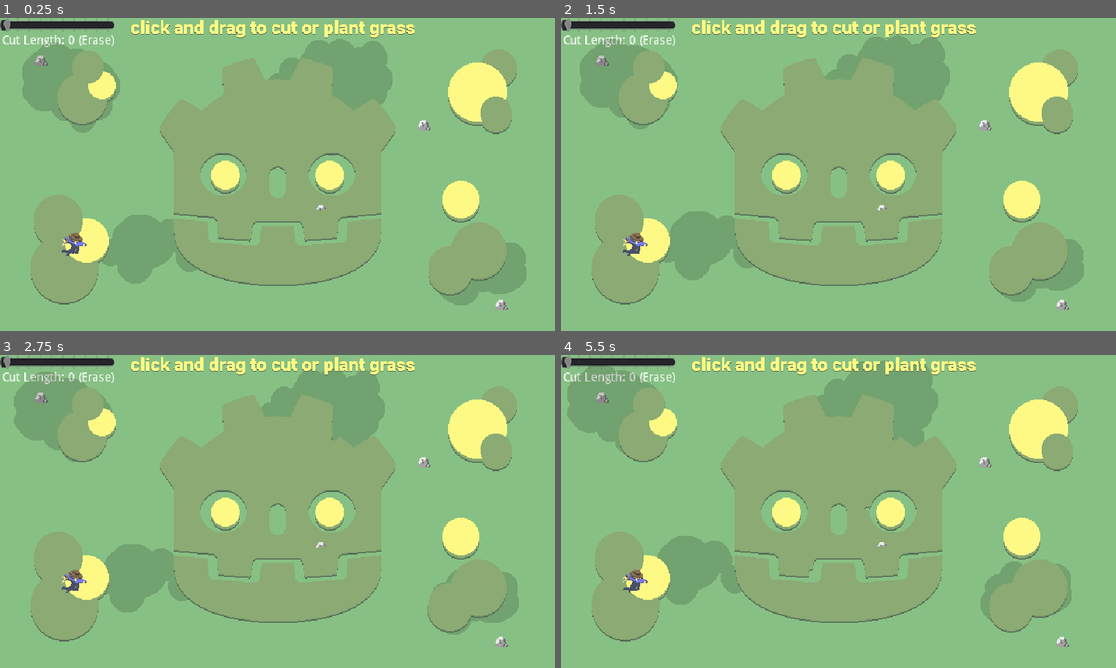
Above: before the commit, frames 1-4 (two rows, left to right).
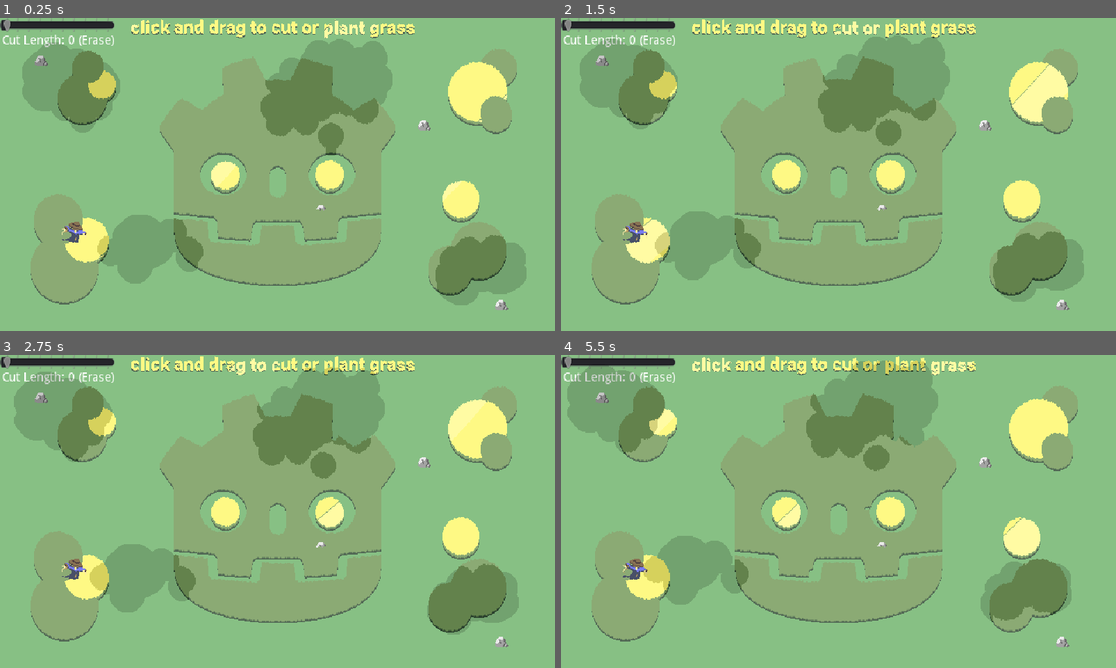
Above: after the commit, the same moments.

Repository: CaptainProton42/2DGrassShaderDemo
Game: Godot game, scene res://scene/Main.tscn
Two runs of this game, one before a commit and one after it. Both use one fixed random seed, a clock stepped at 60 frames per second and the inputs below.
Inputs (mouse positions are in pixels of both pictures, inside the frame that each line leads up to):
- Up to frame 1 (0.25 s): no input
- Up to frame 2 (1.5 s): move the mouse to (960, 158) at 0.52 s; click (960, 158) at 0.67 s; move the mouse to (727, 190) at 1.27 s; click (727, 190) at 1.42 s
- Up to frame 3 (2.75 s): move the mouse to (333, 442) at 2.02 s; click (333, 442) at 2.17 s
- Up to frame 4 (5.5 s): move the mouse to (810, 574) at 2.77 s; click (810, 574) at 2.92 s; move the mouse to (1005, 558) at 3.52 s; click (1005, 558) at 3.67 s; move the mouse to (672, 464) at 4.27 s; click (672, 464) at 4.42 s; move the mouse to (866, 511) at 5.02 s; click (866, 511) at 5.17 s

The runs differ from the first frame. In frame 1, 8.5% of the frame differs, in the area x 5-94%, y 0-92%; in frame 2, 9.4%; in frame 3, 8.6%; in frame 4, 8.2%.

Commit message:
finished first draft of writeup

Diff:
--- a/assets/shaders/grass.shader
+++ b/assets/shaders/grass.shader
@@ -36,25 +36,6 @@
 		   + sineWave(75.0f, 0.1f, 1.5f*wind_speed*t, normalize(wind_direction + vec2(0.4f, 0.0f)), pos))
 		   / 3.0f;
 }
-
-void fragment() {
-	COLOR = vec4(0.0f);
-    vec2 uv = SCREEN_UV;
-	for (float dist = 0.0f; dist < MAX_BLADE_LENGTH; ++dist) {
-		float blade_length = texture(tex, uv).r * 255.0f;
-
-		if (blade_length > 0.0f) {
-			if (dist == blade_length) {
-				COLOR = tip_color;
-			} else if (dist < blade_length) {
-				COLOR = sampleColor(dist);
-			}
-		}
-
-		uv -= vec2(0.0f, SCREEN_PIXEL_SIZE.y);
-	}
-}
-/*
 
 void fragment() {
 	// First, sample some 1D noise
@@ -107,4 +88,4 @@
 		// Move on to the next pixel, down the blades
 		uv -= vec2(0.0f, SCREEN_PIXEL_SIZE.y);
 	}
-}*/
+}
--- a/scene/Main.tscn
+++ b/scene/Main.tscn
@@ -157,8 +157,9 @@
 
 [node name="Scarecrow" type="AnimatedSprite" parent="."]
 material = SubResource( 12 )
-position = Vector2( 85.9019, 260.317 )
+position = Vector2( 85.9019, 247.074 )
 frames = SubResource( 7 )
+frame = 1
 playing = true
 
 [node name="Stone" type="Sprite" parent="."]
Binary file added: docs/assets/scarecrow.gif
Binary file added: docs/assets/shader_second_stage.gif
Binary file added: docs/assets/shader_third_stage.gif
Not shown, changed: docs/README.md
